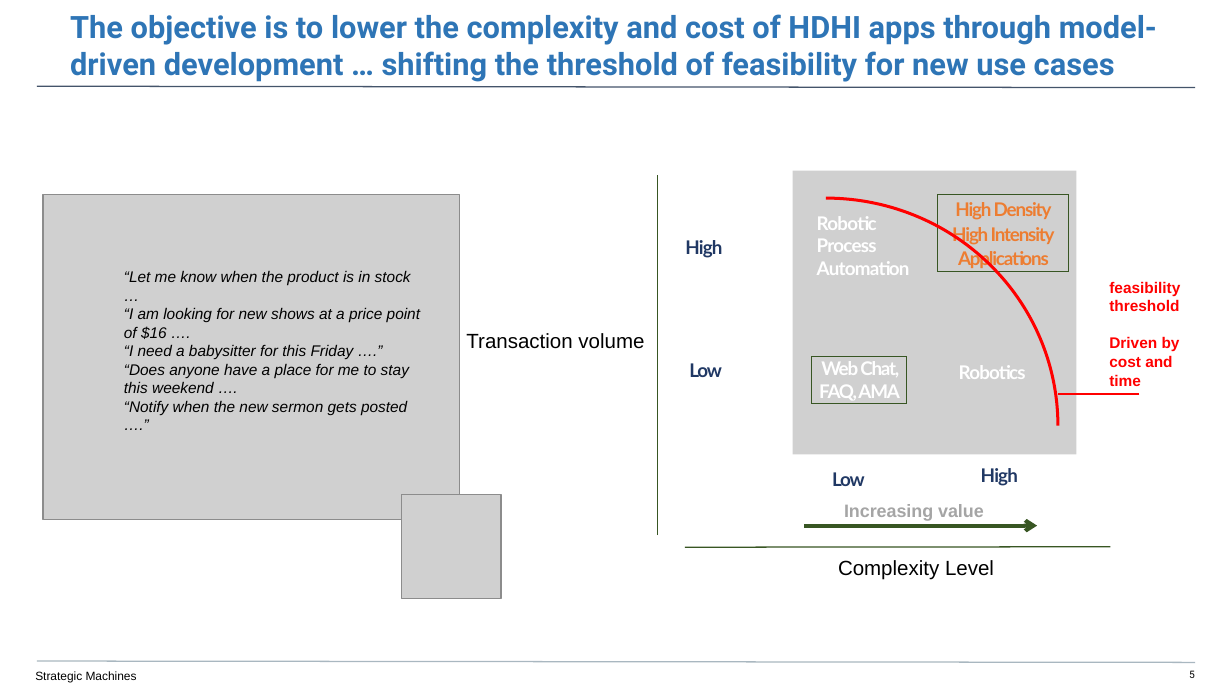
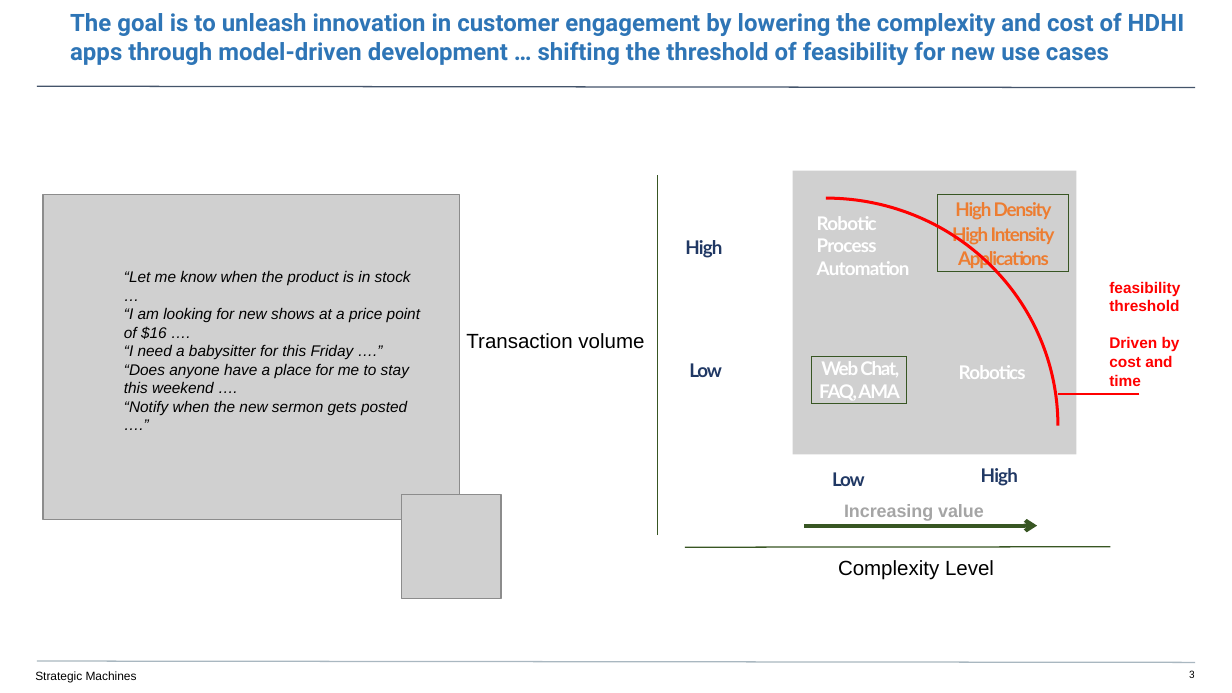
Before and after one commit to pdhoward/vueserver, a slide deck: slide 3 of work/xpitches/architecture.pptx (slide 5 before the commit). Drawn at 1232x693 pixels with LibreOffice and Linux fonts; fonts in the diff are those of the drawing; grey boxes stand for pictures. Boxes give left, top, right and bottom in pixels: in the first picture for what was removed or moved away, otherwise in the second. Text is boxed around its words. In the diff, an @@ line names an element or a change of style, - is before the commit and + after.

```diff
--- a/work/xpitches/architecture.pptx
+++ b/work/xpitches/architecture.pptx
@@ title at box(70, 13, 1185, 65): text changed; size 18 to 14 pt @@
-The objective is to lower the complexity and cost of HDHI apps through model-driven development … shifting the threshold of feasibility for new use cases
+The goal is to unleash innovation in customer engagement by lowering the complexity and cost of HDHI apps through model-driven development … shifting the threshold of feasibility for new use cases
@@ page number at box(1189, 670, 1195, 678): text changed @@
-5
+3
```
Also in this commit, not shown: 2 slides added, 2 other files.
